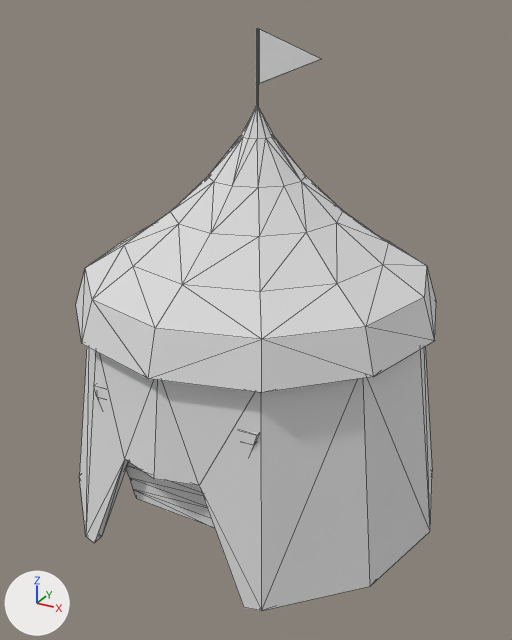
One commit to the glTF model src/img/lionshed.glb: the scene before it, then after it.
One viewpoint serves both versions: a 50 mm camera at (3.67, -6.7, 3.7) aimed at (0.04, -0.1, 0.4). Lighting does not change. The marker at lower left points along +X, +Y and +Z. Mesh edges are drawn as thin lines. Where no turn or scale is listed for an object, it has been applied to the vertices. Vertices at the same position are counted once.

The first picture shows 'Cube', 'down.001'.
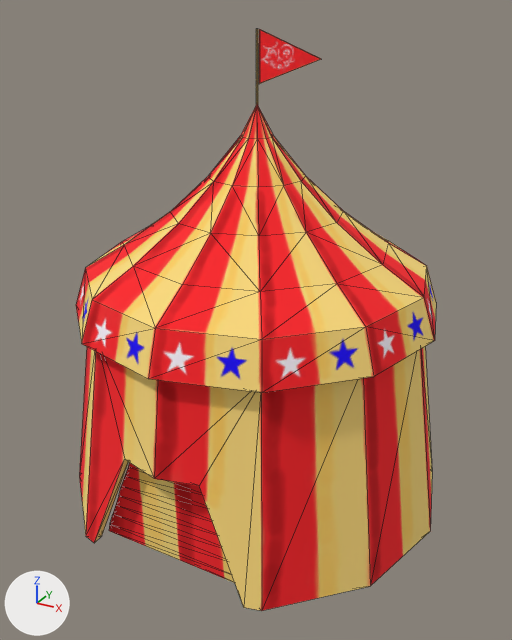
Where the newer file only moved an object's origin or applied its transform, the numbers keep the older frame.

What differs and where, as boxes (x1, y1, x2, y2) in the pictures (512 x 640 px):
'down.001', surface changed: (76, 29, 436, 611) in both
'Cube', surface changed, reshaped, moved, turned, rescaled: before (94, 385, 259, 528); after (109, 462, 234, 582)
part 1 of me_cube, deleted: before (94, 385, 259, 528)
part 2 of me_cube, added: after (109, 462, 234, 582)

What changed in the scene script:
```text
Add img_lionshed:
    img_lionshed = load_image('lionshed', '_unpacked/lionshed', 4096, 4096, 'sRGB')
Add img_lionsheddoor:
    img_lionsheddoor = load_image('lionsheddoor', '_unpacked/lionsheddoor', 4096, 4096, 'sRGB')
Change mat_material_001:
    remove mat_material_001.base_color = (0.8, 0.8, 0.8)  # white #e7e7e7
    add mat_material_001.texture = img_lionsheddoor
    mat_material_001.metallic: 0.4 -> 0.3
Change mat_material:
    remove mat_material.base_color = (0.8, 0.8, 0.8)  # white #e7e7e7
    add mat_material.texture = img_lionshed
    mat_material.metallic: 0.4 -> 0.3
Change me_cube:
    used by ob_cube; location = (0.00422, -1.759, -0.561); rotation_euler = (-1.571, -3.142, 0.0), in degrees (-90, -180, 0); scale = (13.2, 13.2, 13.2)
    remove me_cube.from_pydata(...)  # 40 vertices, 76 faces; spans x -0.0741..0.0741, y -0.0477..0.049, z -0.0026..0.0026
    add me_cube.from_pydata(...)  # 40 vertices, 76 faces; spans x -6.6169..6.6169, y -0.2349..0.234, z -3.8793..4.7627
    me_cube part 1: 40 vertices removed from x -0.0741..0.0741, y -0.0477..0.049, z -0.0026..0.0026
    me_cube part 2: 40 vertices added at x -6.6169..6.6169, y -0.2349..0.234, z -3.8793..4.7627
Change ob_cube:
    add ob_cube.parent = ob_armature
    ob_cube.location: (0.00422, -1.759, -0.561) -> (0.0, 0.00439, 5.253)
    ob_cube.rotation_euler: (-1.571, -3.142, 0.0) -> (0.0, 3.142, 0.0)  # degrees (-90, -180, 0) -> degrees (0, 180, 0)
    ob_cube.scale: (13.2, 13.2, 13.2) -> (1.12, 1.12, 1.12)
Add ob_armature:
    ob_armature = bpy.data.objects.new('Armature', None)
    ob_armature.location = (0.00422, -1.759, -0.561)
    ob_armature.rotation_euler = (0.0, -3.142, 0.0)  # degrees (0, -180, 0)
    ob_armature.scale = (0.132, 0.132, 0.132)
```
